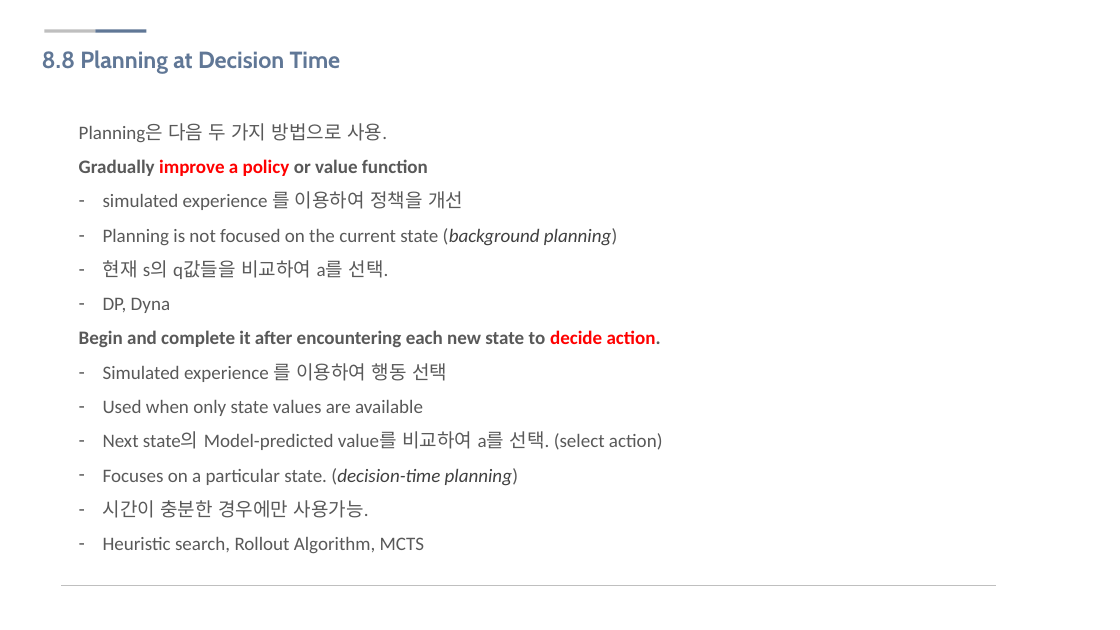
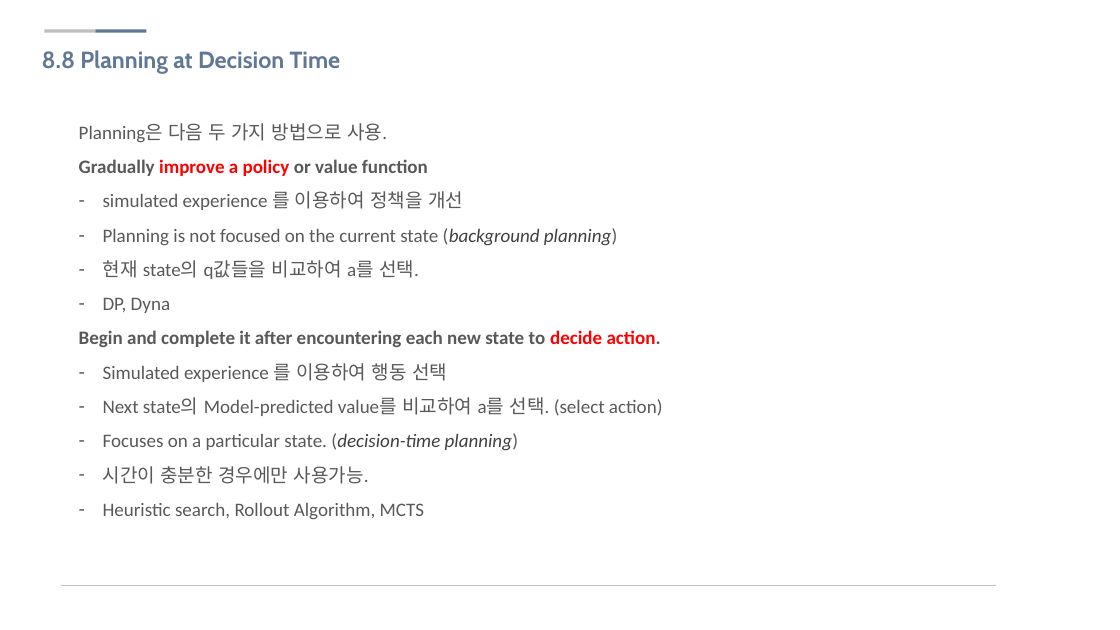
Before and after one commit to sjsong08/IDEALab_study, a slide deck: slide 19 of Reinforcement Learning/RL 08.pptx. Drawn at 1120x630 pixels with LibreOffice and Linux fonts; fonts in the diff are those of the drawing; background and template pictures are left out. Boxes give left, top, right and bottom in pixels: in the first picture for what was removed or moved away, otherwise in the second. Text is boxed around its words. In the diff, an @@ line names an element or a change of style, - is before the commit and + after.

```diff
--- a/Reinforcement Learning/RL 08.pptx
+++ b/Reinforcement Learning/RL 08.pptx
@@ text at [103,260,419,279]: text changed @@
-– 현재 s의 q값들을 비교하여 a를 선택.
+– 현재 state의 q값들을 비교하여 a를 선택.
@@ text at [103,400,423,416]: paragraph removed @@
-– Used when only state values are available
```
Also in this commit, not shown: 9 other slides changed, 12 slides removed, 2 other files.
